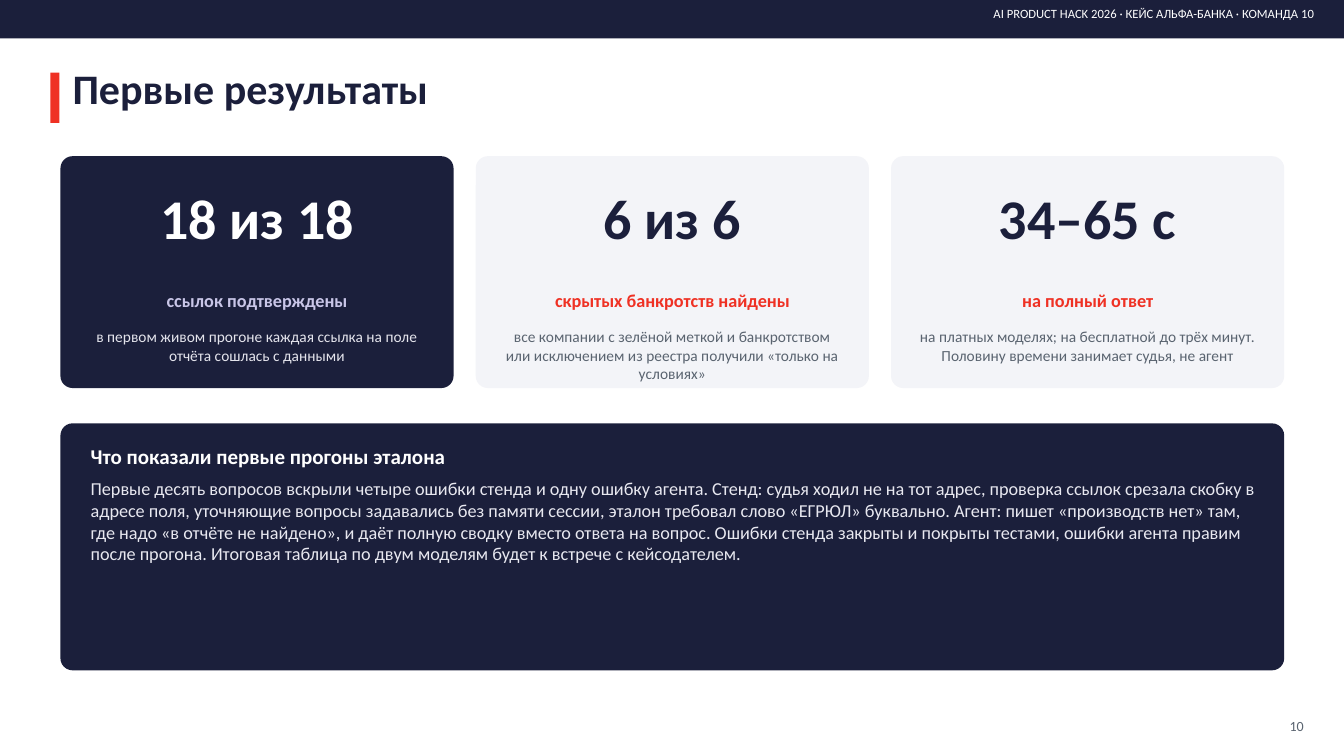
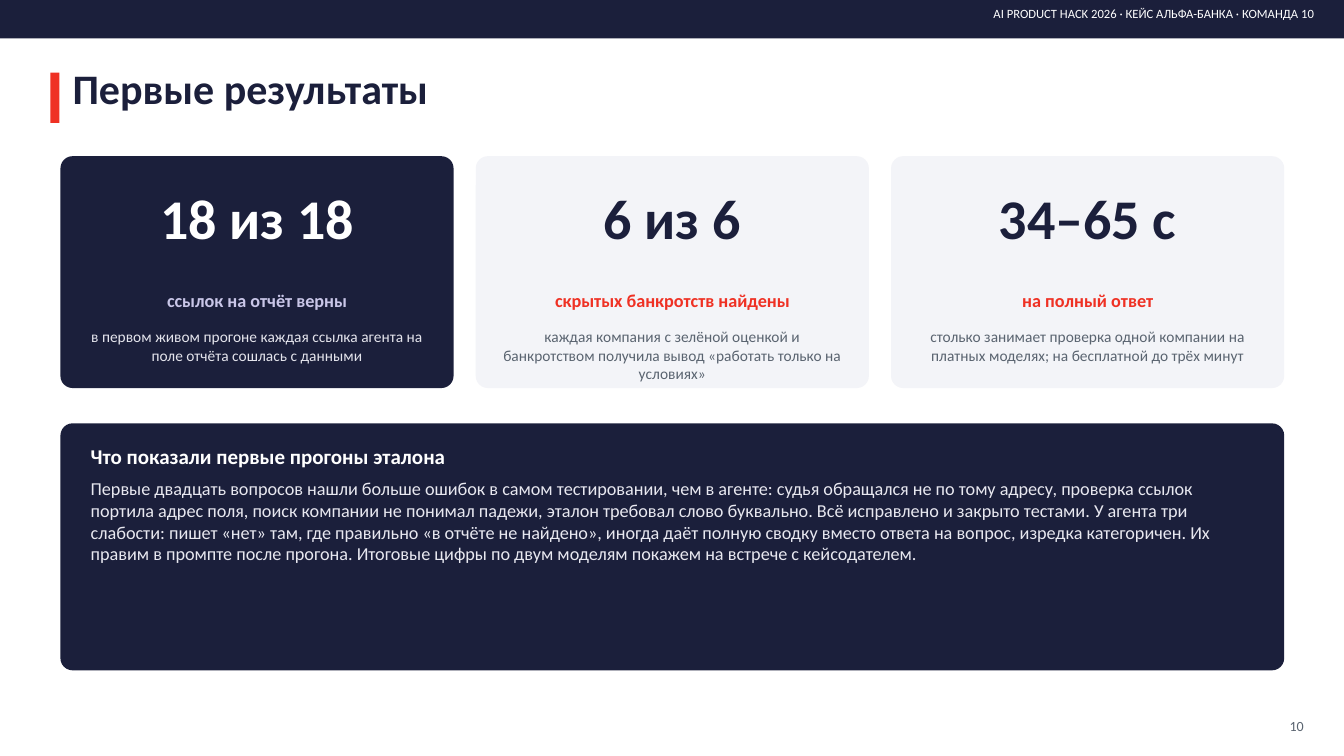
Before and after one commit to formalraindbow/contractor-agent, a slide deck: slide 10 of deliverables/interim/PRESENTATION_INTERIM.pptx. Drawn at 1344x756 pixels with LibreOffice and Linux fonts; fonts in the diff are those of the drawing. Boxes give left, top, right and bottom in pixels: in the first picture for what was removed or moved away, otherwise in the second. Text is boxed around its words. In the diff, an @@ line names an element or a change of style, - is before the commit and + after.

```diff
--- a/deliverables/interim/PRESENTATION_INTERIM.pptx
+++ b/deliverables/interim/PRESENTATION_INTERIM.pptx
@@ text at bbox=[167, 294, 347, 310]: text changed @@
-ссылок подтверждены
+ссылок на отчёт верны
@@ text at bbox=[91, 334, 423, 364]: text changed @@
-в первом живом прогоне каждая ссылка на поле отчёта сошлась с данными
+в первом живом прогоне каждая ссылка агента на поле отчёта сошлась с данными
@@ text at bbox=[503, 331, 841, 382]: text changed @@
-все компании с зелёной меткой и банкротством или исключением из реестра получили «только на условиях»
+каждая компания с зелёной оценкой и банкротством получила вывод «работать только на условиях»
@@ text at bbox=[930, 331, 1245, 364]: text changed @@
-на платных моделях; на бесплатной до трёх минут. Половину времени занимает судья, не агент
+столько занимает проверка одной компании на платных моделях; на бесплатной до трёх минут
@@ text at bbox=[91, 482, 1210, 563]: text changed @@
-Первые десять вопросов вскрыли четыре ошибки стенда и одну ошибку агента. Стенд: судья ходил не на тот адрес, проверка ссылок срезала скобку в адресе поля, уточняющие вопросы задавались без памяти сессии, эталон требовал слово «ЕГРЮЛ» буквально. Агент: пишет «производств нет» там, где надо «в отчёте не найдено», и даёт полную сводку вместо ответа на вопрос. Ошибки стенда закрыты и покрыты тестами, ошибки агента правим после прогона. Итоговая таблица по двум моделям будет к встрече с кейсодателем.
+Первые двадцать вопросов нашли больше ошибок в самом тестировании, чем в агенте: судья обращался не по тому адресу, проверка ссылок портила адрес поля, поиск компании не понимал падежи, эталон требовал слово буквально. Всё исправлено и закрыто тестами. У агента три слабости: пишет «нет» там, где правильно «в отчёте не найдено», иногда даёт полную сводку вместо ответа на вопрос, изредка категоричен. Их правим в промпте после прогона. Итоговые цифры по двум моделям покажем на встрече с кейсодателем.
```
Also in this commit, not shown: 8 other slides changed, 1 slide added, 1 slide removed.
